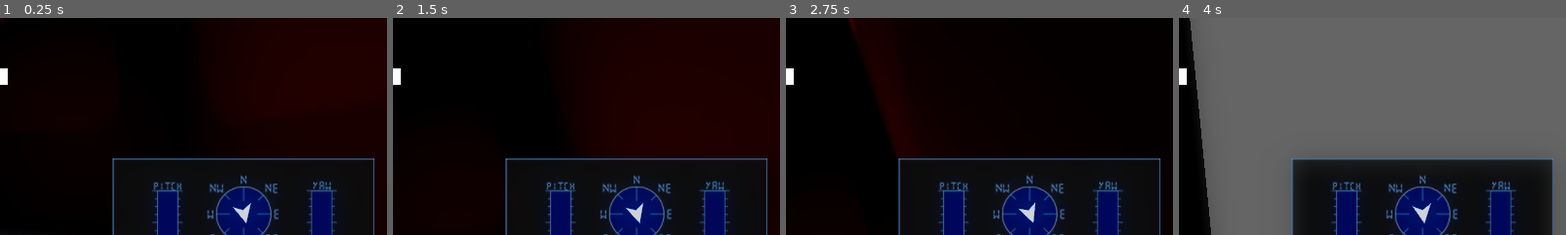
Above: before the commit, frames 1-4 (left to right).
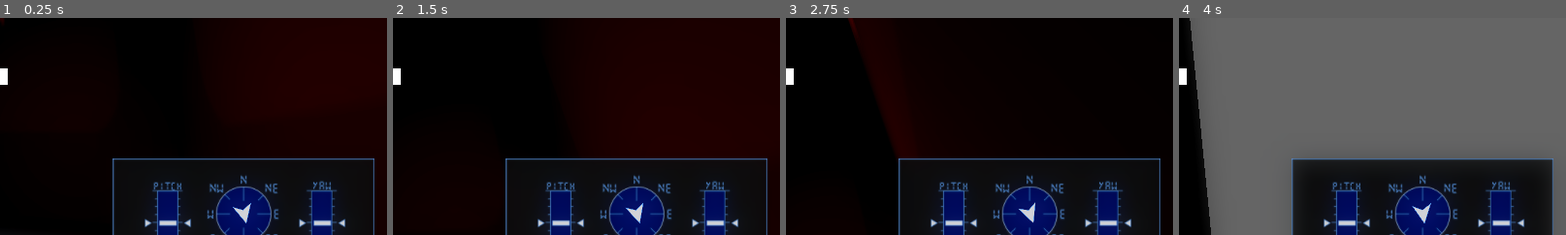
Above: after the commit, the same moments.

Repository: LitheFulminare/Abyssal-Cleaner
Game: Godot game, scene res://Prototyping/Test scene.tscn
Two runs of this game, one before a commit and one after it. Both use one fixed random seed, a clock stepped at 60 frames per second and the inputs below. The engine's default icon, where the game draws it, is replaced by a stand-in: a white triangle on a blue panel in a dark square.
Inputs (mouse positions are % of the whole screen's width and height, from its top left):
- Up to frame 1 (0.25 s): no input
- Up to frame 2 (1.5 s): move the mouse to (72, 45) at 0.52 s; hold D (Right) 0.53-1.28 s; move the mouse to (30, 55) at 1.27 s; hold S (Backwards) from 1.28 s (still down)
- Up to frame 3 (2.75 s): move the mouse to (60, 28) at 2.02 s; release S (Backwards) at 2.03 s; hold D (Right) from 2.03 s (still down)
- Up to frame 4 (4 s): move the mouse to (45, 70) at 2.77 s; release D (Right) at 2.78 s; hold W (Forward) 2.78-3.53 s; move the mouse to (80, 65) at 3.52 s; hold A (Left) from 3.53 s (still down)
The pictures show only the part of the screen within x 50-100%, y 37-86%; the shares and areas given below are measured in that part.

The runs differ from the first frame. In frame 1, 0.5% of the frame differs, in the area x 37-90%, y 92-97%; in frame 2, 0.5%; in frame 3, 0.5%; in frame 4, 0.5%.

Commit message:
pointer image & render priority ajusted

Diff:
--- a/abyssal-cleaner-3d/Assets/Screens/Orientation/orientation_screen.tscn
+++ b/abyssal-cleaner-3d/Assets/Screens/Orientation/orientation_screen.tscn
@@ -4,6 +4,7 @@
 [ext_resource type="Texture2D" uid="uid://kdj6ktmt2uwl" path="res://Assets/Screens/Orientation/Screen 1 - Orientation.png" id="1_rc168"]
 [ext_resource type="Texture2D" uid="uid://bw0e22ruj5m68" path="res://Assets/Screens/Orientation/Player Arrow.png" id="2_3khgn"]
 [ext_resource type="Script" uid="uid://dmmi81850gxsg" path="res://Assets/Screens/Orientation/orientation_screen.gd" id="2_rc168"]
+[ext_resource type="Texture2D" uid="uid://calgvcdjkkgep" path="res://Assets/Screens/Orientation/Pointer.png" id="5_1rg3u"]
 
 [node name="Orientation Screen" type="Sprite3D" unique_id=578651837 node_paths=PackedStringArray("playerArrow")]
 material_overlay = ExtResource("1_jc4yw")
@@ -14,4 +15,15 @@
 
 [node name="Player Arrow" type="Sprite3D" parent="." unique_id=828074123]
 transform = Transform3D(1.0000001, 0, 0, 0, 1.0000001, 0, 0, 0, 1.0000001, 0, 0.462, 0.024477601)
+render_priority = 1
 texture = ExtResource("2_3khgn")
+
+[node name="Pitch Gaugue" type="Sprite3D" parent="." unique_id=919609978]
+transform = Transform3D(1.0000001, 0, 0, 0, 1.0000001, 0, 0, 0, 1.0000001, -4.199188, -0.013518631, 0.024477601)
+render_priority = 1
+texture = ExtResource("5_1rg3u")
+
+[node name="Yaw Gauge" type="Sprite3D" parent="." unique_id=18663514]
+transform = Transform3D(1.0000001, 0, 0, 0, 1.0000001, 0, 0, 0, 1.0000001, 4.293895, -0.013518631, 0.024477601)
+render_priority = 1
+texture = ExtResource("5_1rg3u")
Binary file added: abyssal-cleaner-3d/Assets/Screens/Orientation/Pointer.png
Not shown, added: abyssal-cleaner-3d/Assets/Screens/Orientation/Pointer.png.import
